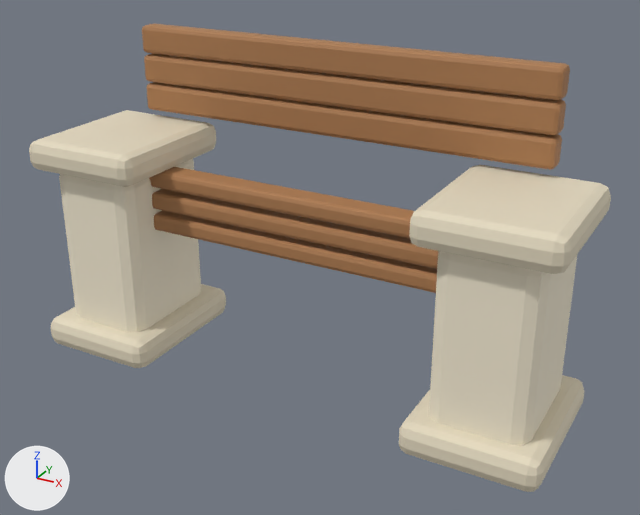
The glTF model client/assets/3d/stone-bench.glb: old version first, new version second.
Camera for both pictures: a 50 mm camera at (2.22, -3.81, 2.65) aimed at (0.13, -0.01, 0.75). The axes (+X, +Y, +Z) are drawn at lower left. The lights are the same throughout. The first picture is the older version.

Objects in the first picture: 'bench_back_slat', 'bench_back_slat.001', 'bench_back_slat.002', 'bench_seat_slat', 'bench_seat_slat.001', 'bench_seat_slat.002', 'bench_stone_base', 'bench_stone_base.001', 'bench_stone_cap', 'bench_stone_cap.001', 'bench_stone_pier', 'bench_stone_pier.001'.
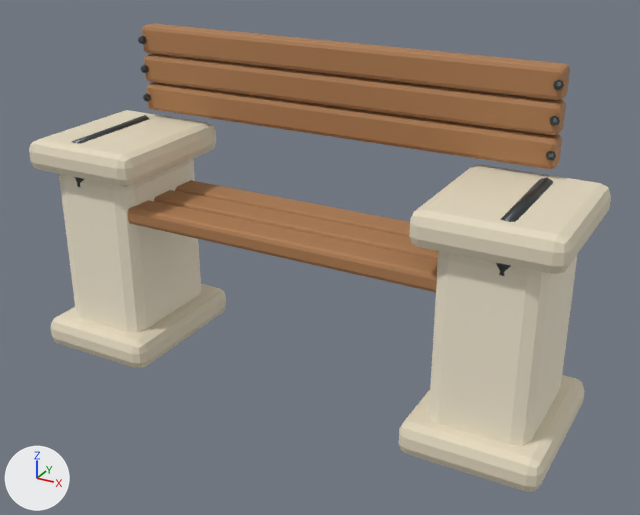
What changed in the scene script:
```text
Add me_sphere_005:
    me_sphere_005.from_pydata(...)  # a UV sphere (8 segments, 4 rings, poles along z) spanning x -0.025..0.025, y -0.025..0.025, z -0.025..0.025
    me_sphere_005.materials.append(mat_dark_metal)  # dark grey #454b4b
Add me_sphere_004:
    me_sphere_004.from_pydata(...)  # a UV sphere (8 segments, 4 rings, poles along z) spanning x -0.025..0.025, y -0.025..0.025, z -0.025..0.025
    me_sphere_004.materials.append(mat_dark_metal)  # dark grey #454b4b
Add me_sphere_003:
    me_sphere_003.from_pydata(...)  # a UV sphere (8 segments, 4 rings, poles along z) spanning x -0.025..0.025, y -0.025..0.025, z -0.025..0.025
    me_sphere_003.materials.append(mat_dark_metal)  # dark grey #454b4b
Add me_sphere_002:
    me_sphere_002.from_pydata(...)  # a UV sphere (8 segments, 4 rings, poles along z) spanning x -0.025..0.025, y -0.025..0.025, z -0.025..0.025
    me_sphere_002.materials.append(mat_dark_metal)  # dark grey #454b4b
Add me_sphere_001:
    me_sphere_001.from_pydata(...)  # a UV sphere (8 segments, 4 rings, poles along z) spanning x -0.025..0.025, y -0.025..0.025, z -0.025..0.025
    me_sphere_001.materials.append(mat_dark_metal)  # dark grey #454b4b
Add me_sphere:
    me_sphere.from_pydata(...)  # a UV sphere (8 segments, 4 rings, poles along z) spanning x -0.025..0.025, y -0.025..0.025, z -0.025..0.025
    me_sphere.materials.append(mat_dark_metal)  # dark grey #454b4b
Add me_bench_armrest_001:
    me_bench_armrest_001.from_pydata(...)  # 32 vertices, 48 faces; spans x 1.175..1.265, y -0.345..0.377, z 1.02..1.29
    me_bench_armrest_001.materials.append(mat_dark_metal)  # dark grey #454b4b
Add me_bench_armrest:
    me_bench_armrest.from_pydata(...)  # 32 vertices, 48 faces; spans x -1.265..-1.175, y -0.345..0.377, z 1.02..1.29
    me_bench_armrest.materials.append(mat_dark_metal)  # dark grey #454b4b
Change ob_bench_seat_slat:
    ob_bench_seat_slat.location: (0.0, -0.04, 0.79) -> (0.0, -0.22, 0.89)
Change ob_bench_seat_slat_001:
    ob_bench_seat_slat_001.location: (0.0, -0.04, 0.92) -> (0.0, -0.02, 0.89)
Change ob_bench_seat_slat_002:
    ob_bench_seat_slat_002.location: (0.0, -0.04, 1.05) -> (0.0, 0.18, 0.89)
Add ob_sphere_005:
    ob_sphere_005 = bpy.data.objects.new('Sphere.005', me_sphere_005)
    ob_sphere_005.location = (1.22, 0.3, 1.73)
Add ob_sphere_004:
    ob_sphere_004 = bpy.data.objects.new('Sphere.004', me_sphere_004)
    ob_sphere_004.location = (1.22, 0.3, 1.56)
Add ob_sphere_003:
    ob_sphere_003 = bpy.data.objects.new('Sphere.003', me_sphere_003)
    ob_sphere_003.location = (1.22, 0.3, 1.39)
Add ob_sphere_002:
    ob_sphere_002 = bpy.data.objects.new('Sphere.002', me_sphere_002)
    ob_sphere_002.location = (-1.22, 0.3, 1.73)
Add ob_sphere_001:
    ob_sphere_001 = bpy.data.objects.new('Sphere.001', me_sphere_001)
    ob_sphere_001.location = (-1.22, 0.3, 1.56)
Add ob_sphere:
    ob_sphere = bpy.data.objects.new('Sphere', me_sphere)
    ob_sphere.location = (-1.22, 0.3, 1.39)
Add ob_bench_armrest_001:
    ob_bench_armrest_001 = bpy.data.objects.new('bench_armrest.001', me_bench_armrest_001)
    ob_bench_armrest_001.location = (0.0, 0.0, 0.0)
Add ob_bench_armrest:
    ob_bench_armrest = bpy.data.objects.new('bench_armrest', me_bench_armrest)
    ob_bench_armrest.location = (0.0, 0.0, 0.0)
```

Pixel boxes (x1, y1, x2, y2) of what changed, in the pictures (640 x 515 px):
'bench_seat_slat', moved
    before: (154, 210, 437, 293)
    after: (127, 200, 438, 293)
'bench_seat_slat.002', moved
    before: (149, 167, 414, 238)
    after: (175, 180, 410, 238)
'bench_seat_slat.001', moved
    before: (152, 189, 438, 269)
    after: (154, 190, 438, 260)
'bench_armrest.001', added
    after: (496, 178, 553, 276)
'bench_armrest', added
    after: (72, 115, 149, 187)
'Sphere.005', added
    after: (553, 80, 564, 90)
'Sphere.004', added
    after: (549, 116, 560, 126)
'Sphere.003', added
    after: (546, 151, 556, 161)
'Sphere.002', added
    after: (138, 36, 146, 44)
'Sphere', added
    after: (143, 93, 151, 102)
'Sphere.001', added
    after: (141, 65, 149, 73)
